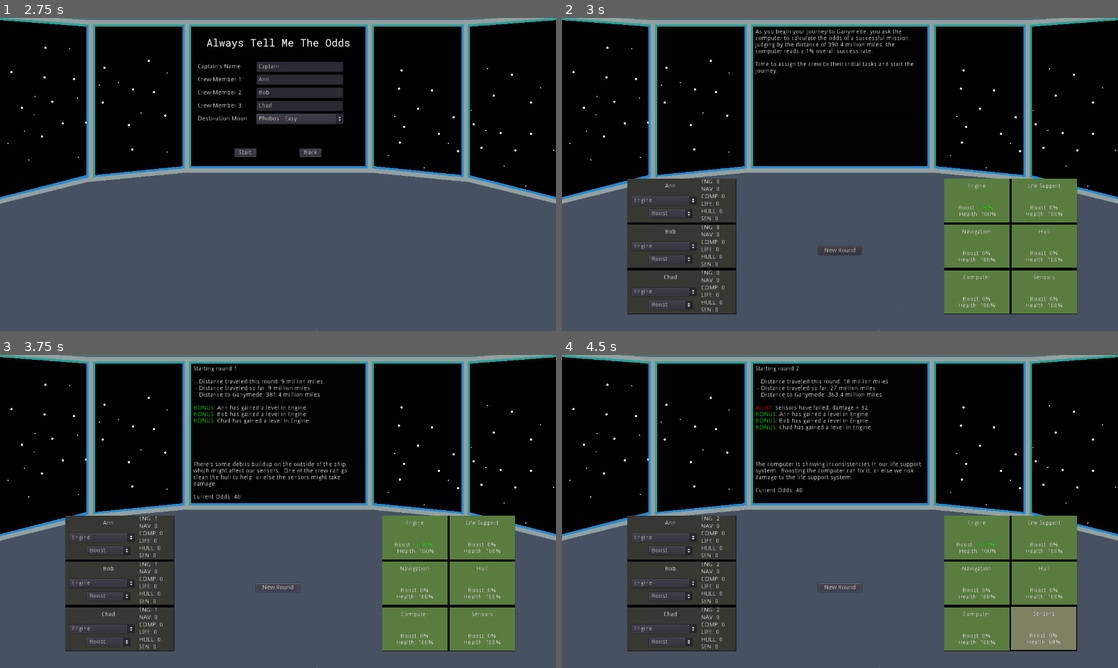
Above: before the commit, frames 1-4 (two rows, left to right).
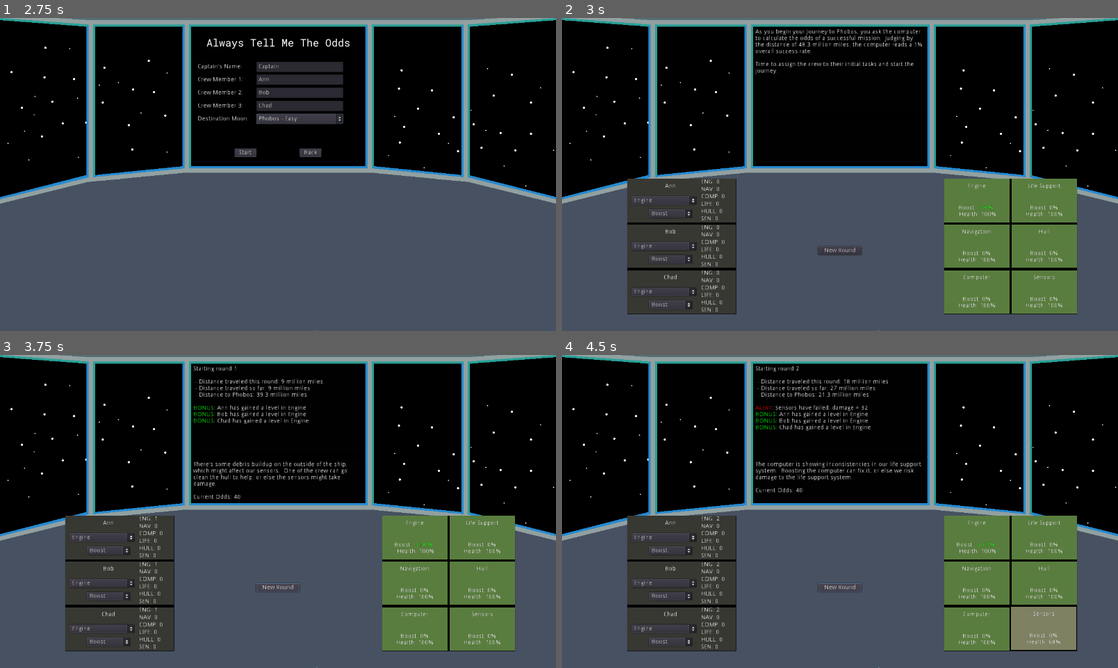
Above: after the commit, the same moments.

Repository: cparlette/alwaystellmetheodds
Game: Godot game, scene res://MainMenu.tscn
Same seed, same stepped clock (60 frames per second), same inputs: the game is played once before the commit and once after it.
Inputs:
- Up to frame 1 (2.75 s): click "New Game" at 0.5 s; click "Phobos - Easy" at 1.25 s; click "Phobos - Easy" at 2 s
- Up to frame 2 (3 s): click "Start" at 2.75 s
- Up to frame 3 (3.75 s): click "New Round" at 3.5 s
- Up to frame 4 (4.5 s): click "New Round" at 4.25 s

Frame 1 is identical in both runs. In frame 2, 0.8% of the frame differs, in the area x 34-65%, y 3-12%; in frame 3, 0.1%; in frame 4, 0.1%.

Commit message:
Fixed bug where it wasn't setting a moon if nothing was chosen

Diff:
--- a/MainMenu.gd
+++ b/MainMenu.gd
@@ -8,6 +8,7 @@
 		var optionString = moon['name']
 		optionString += " - " + moon['difficulty']
 		$EnterNameMenu/MoonOption.add_item(optionString, moon['moonID'])
+	$EnterNameMenu/MoonOption.selected = 0
 
 func _input(event):
 	if event.is_action_pressed("ui_cancel"):
@@ -40,6 +41,10 @@
 		globals.crew3Name = "Chad"
 	else:
 		globals.crew3Name = $EnterNameMenu/Crew3Name.text
+	if $EnterNameMenu/MoonOption.selected == -1 or $EnterNameMenu/MoonOption.selected == 0:
+		# Something wasn't picked, so choose the first option
+		globals.destinationMoon = globals.possibleMoons[0]
+	print("Destination moon is ",globals.destinationMoon)
 	get_tree().change_scene("Game.tscn")
 
 
--- a/globals.gd
+++ b/globals.gd
@@ -43,7 +43,7 @@
 var roundNumber = 1
 var distanceTraveled = 0
 var score = 0
-var destinationMoon = {"name": "Ganymede", "distance": 390.4, "difficulty":"Medium", "moonID":0}
+var destinationMoon = {"name": "Ganymede", "distance": 390.4, "difficulty":"Medium", "moonID":1}
 var additionalOutputText = ""
 
 var captainName = "Captain"
